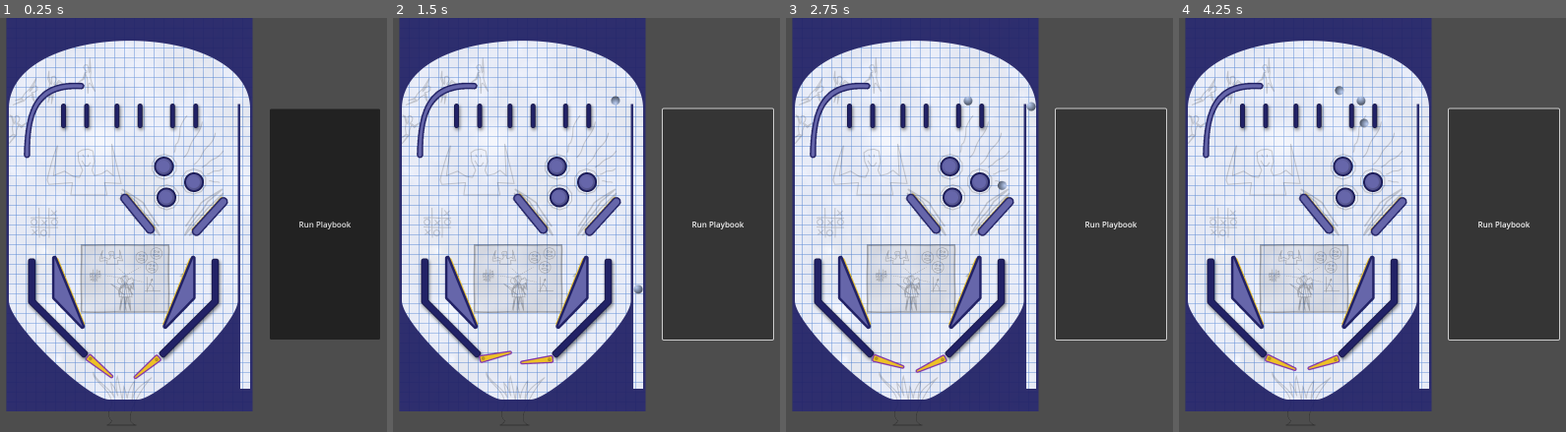
Above: before the commit, frames 1-4 (left to right).
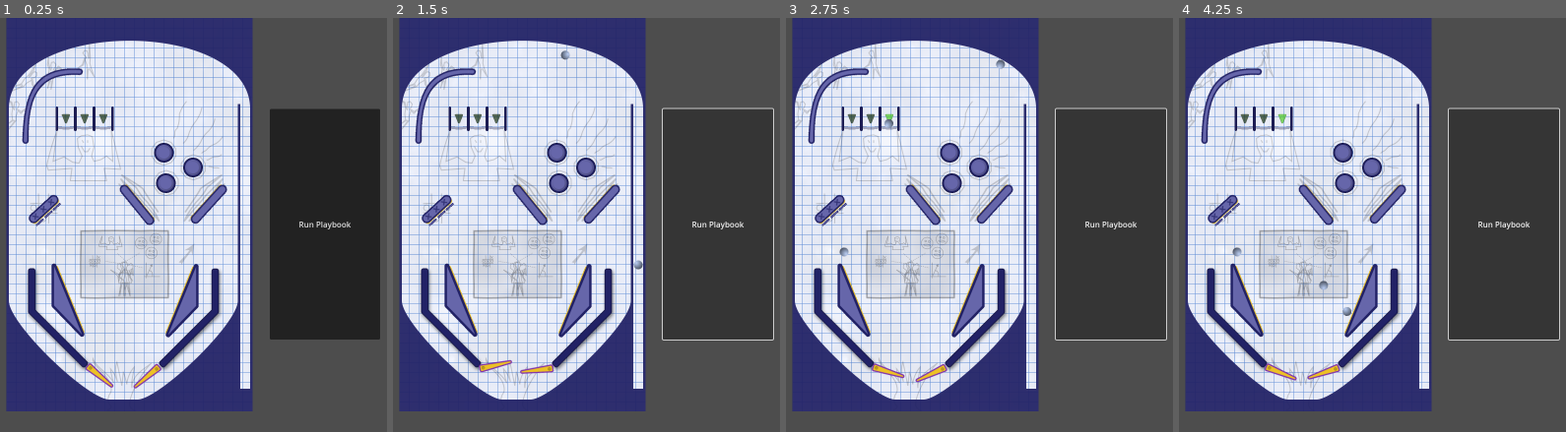
Above: after the commit, the same moments.

Repository: pincrediball/prototype-007
Game: Godot game, scene res://tutorial_machine.tscn
Same seed, same stepped clock (60 frames per second), same inputs: the game is played once before the commit and once after it.
Inputs:
- Up to frame 1 (0.25 s): no input
- Up to frame 2 (1.5 s): click "Run Playbook" at 0.5 s; click "Run Playbook" at 1.25 s
- Up to frame 3 (2.75 s): click "Run Playbook" at 2 s
- Up to frame 4 (4.25 s): no input

The runs differ from the first frame. In frame 1, 11% of the frame differs, in the area x 2-60%, y 6-99%; in frame 2, 11%; in frame 3, 11%; in frame 4, 11%.

Commit message:
Gates and DropTargets added

Diff:
--- /dev/null
+++ b/src/DropTargetsBank.tscn
@@ -0,0 +1,49 @@
+[gd_scene load_steps=5 format=3 uid="uid://cbtqaukcpqhws"]
+
+[ext_resource type="Texture2D" uid="uid://bilrjsuyk43ak" path="res://resources/DropTargetBumper.svg" id="1_tv332"]
+[ext_resource type="Texture2D" uid="uid://x3srnnt4sr05" path="res://resources/DropTarget.svg" id="2_00vr0"]
+
+[sub_resource type="RectangleShape2D" id="RectangleShape2D_fhxil"]
+size = Vector2(6, 23)
+
+[sub_resource type="CapsuleShape2D" id="CapsuleShape2D_gktvr"]
+height = 74.0
+
+[node name="DropTargetsBank" type="StaticBody2D"]
+
+[node name="Sprite2D" type="Sprite2D" parent="."]
+texture = ExtResource("1_tv332")
+
+[node name="Sprite2D2" type="Sprite2D" parent="."]
+position = Vector2(14, 24)
+texture = ExtResource("2_00vr0")
+
+[node name="Sprite2D3" type="Sprite2D" parent="."]
+position = Vector2(14, 0)
+texture = ExtResource("2_00vr0")
+
+[node name="Sprite2D4" type="Sprite2D" parent="."]
+position = Vector2(14, -23)
+texture = ExtResource("2_00vr0")
+
+[node name="Target1Area2D" type="Area2D" parent="."]
+
+[node name="CollisionShape2D" type="CollisionShape2D" parent="Target1Area2D"]
+position = Vector2(14, -23)
+shape = SubResource("RectangleShape2D_fhxil")
+
+[node name="Target1Area2D3" type="Area2D" parent="."]
+
+[node name="CollisionShape2D" type="CollisionShape2D" parent="Target1Area2D3"]
+position = Vector2(14, 23)
+shape = SubResource("RectangleShape2D_fhxil")
+
+[node name="Target1Area2D2" type="Area2D" parent="."]
+
+[node name="CollisionShape2D" type="CollisionShape2D" parent="Target1Area2D2"]
+position = Vector2(14, 0)
+shape = SubResource("RectangleShape2D_fhxil")
+
+[node name="CollisionShape2D" type="CollisionShape2D" parent="."]
+position = Vector2(-1, 0)
+shape = SubResource("CapsuleShape2D_gktvr")
--- /dev/null
+++ b/src/Gate.gd
@@ -0,0 +1,6 @@
+extends StaticBody2D
+
+
+func _on_area_2d_body_exited(body):
+	if body.is_in_group("isBall") && (body as RigidBody2D).linear_velocity.y > 0:
+		$Sprite2DLight.modulate = Color(1, 1, 1, 1)
--- /dev/null
+++ b/src/Gate.tscn
@@ -0,0 +1,37 @@
+[gd_scene load_steps=6 format=3 uid="uid://bd3v56y4614fq"]
+
+[ext_resource type="Script" path="res://Gate.gd" id="1_trd7i"]
+[ext_resource type="Texture2D" uid="uid://dsu0uffoqi64w" path="res://resources/GateWalls.svg" id="1_yvwdf"]
+[ext_resource type="Texture2D" uid="uid://cf2io0eghjhn5" path="res://resources/GateLight.svg" id="2_b7viu"]
+
+[sub_resource type="CapsuleShape2D" id="CapsuleShape2D_1smxd"]
+radius = 3.0
+height = 50.0
+
+[sub_resource type="RectangleShape2D" id="RectangleShape2D_dlxc8"]
+size = Vector2(32, 26)
+
+[node name="Gate" type="StaticBody2D"]
+script = ExtResource("1_trd7i")
+
+[node name="Sprite2D" type="Sprite2D" parent="."]
+texture = ExtResource("1_yvwdf")
+
+[node name="Sprite2DLight" type="Sprite2D" parent="."]
+modulate = Color(0.2, 0.2, 0.2, 1)
+texture = ExtResource("2_b7viu")
+
+[node name="CollisionShape2D" type="CollisionShape2D" parent="."]
+position = Vector2(-19, 0)
+shape = SubResource("CapsuleShape2D_1smxd")
+
+[node name="CollisionShape2D2" type="CollisionShape2D" parent="."]
+position = Vector2(19, 0)
+shape = SubResource("CapsuleShape2D_1smxd")
+
+[node name="Area2D" type="Area2D" parent="."]
+
+[node name="CollisionShape2D" type="CollisionShape2D" parent="Area2D"]
+shape = SubResource("RectangleShape2D_dlxc8")
+
+[connection signal="body_exited" from="Area2D" to="." method="_on_area_2d_body_exited"]
--- /dev/null
+++ b/src/resources/DropTarget.svg
@@ -0,0 +1,3 @@
+<svg width="4" height="20" viewBox="0 0 4 20" fill="none" xmlns="http://www.w3.org/2000/svg">
+<rect x="0.5" y="0.5" width="3" height="19" rx="0.5" fill="#6666AA" stroke="#222266"/>
+</svg>
--- /dev/null
+++ b/src/resources/DropTargetBumper.svg
@@ -0,0 +1,36 @@
+<svg width="21" height="75" viewBox="0 0 21 75" fill="none" xmlns="http://www.w3.org/2000/svg">
+<rect x="10" y="2" width="11" height="71" rx="5" fill="#EDC126"/>
+<rect x="1.5" y="1.5" width="17" height="72" rx="8.5" fill="#6666AA" stroke="#222266" stroke-width="3"/>
+<g opacity="0.75" filter="url(#filter0_i_57_1584)">
+<path d="M5 20.8427C9.07051 18.1161 11.2183 16.385 14.7491 12.8455" stroke="#222266" stroke-width="2"/>
+<path d="M5 20.8427C9.07051 18.1161 11.2183 16.385 14.7491 12.8455" stroke="#222266" stroke-width="2"/>
+<path d="M5 20.8427C9.07051 18.1161 11.2183 16.385 14.7491 12.8455" stroke="#222266" stroke-width="2"/>
+<path d="M5.85364 12C8.86481 16.1628 10.7047 18.3112 14.3253 21.7291" stroke="#222266" stroke-width="2"/>
+<path d="M5.85364 12C8.86481 16.1628 10.7047 18.3112 14.3253 21.7291" stroke="#222266" stroke-width="2"/>
+<path d="M5.85364 12C8.86481 16.1628 10.7047 18.3112 14.3253 21.7291" stroke="#222266" stroke-width="2"/>
+<path d="M5 41.8427C9.07051 39.1161 11.2183 37.385 14.7491 33.8455" stroke="#222266" stroke-width="2"/>
+<path d="M5 41.8427C9.07051 39.1161 11.2183 37.385 14.7491 33.8455" stroke="#222266" stroke-width="2"/>
+<path d="M5 41.8427C9.07051 39.1161 11.2183 37.385 14.7491 33.8455" stroke="#222266" stroke-width="2"/>
+<path d="M5.85364 33C8.86481 37.1628 10.7047 39.3112 14.3253 42.7291" stroke="#222266" stroke-width="2"/>
+<path d="M5.85364 33C8.86481 37.1628 10.7047 39.3112 14.3253 42.7291" stroke="#222266" stroke-width="2"/>
+<path d="M5.85364 33C8.86481 37.1628 10.7047 39.3112 14.3253 42.7291" stroke="#222266" stroke-width="2"/>
+<path d="M5 63.8427C9.07051 61.1161 11.2183 59.385 14.7491 55.8455" stroke="#222266" stroke-width="2"/>
+<path d="M5 63.8427C9.07051 61.1161 11.2183 59.385 14.7491 55.8455" stroke="#222266" stroke-width="2"/>
+<path d="M5 63.8427C9.07051 61.1161 11.2183 59.385 14.7491 55.8455" stroke="#222266" stroke-width="2"/>
+<path d="M5.85364 55C8.86481 59.1628 10.7047 61.3112 14.3253 64.7291" stroke="#222266" stroke-width="2"/>
+<path d="M5.85364 55C8.86481 59.1628 10.7047 61.3112 14.3253 64.7291" stroke="#222266" stroke-width="2"/>
+<path d="M5.85364 55C8.86481 59.1628 10.7047 61.3112 14.3253 64.7291" stroke="#222266" stroke-width="2"/>
+</g>
+<defs>
+<filter id="filter0_i_57_1584" x="4.54871" y="11.3185" width="10.8044" height="58.2345" filterUnits="userSpaceOnUse" color-interpolation-filters="sRGB">
+<feFlood flood-opacity="0" result="BackgroundImageFix"/>
+<feBlend mode="normal" in="SourceGraphic" in2="BackgroundImageFix" result="shape"/>
+<feColorMatrix in="SourceAlpha" type="matrix" values="0 0 0 0 0 0 0 0 0 0 0 0 0 0 0 0 0 0 127 0" result="hardAlpha"/>
+<feOffset dy="4"/>
+<feGaussianBlur stdDeviation="2"/>
+<feComposite in2="hardAlpha" operator="arithmetic" k2="-1" k3="1"/>
+<feColorMatrix type="matrix" values="0 0 0 0 0 0 0 0 0 0 0 0 0 0 0 0 0 0 0.25 0"/>
+<feBlend mode="normal" in2="shape" result="effect1_innerShadow_57_1584"/>
+</filter>
+</defs>
+</svg>
--- /dev/null
+++ b/src/resources/GateLight.svg
@@ -0,0 +1,4 @@
+<svg width="17" height="20" viewBox="0 0 17 20" fill="none" xmlns="http://www.w3.org/2000/svg">
+<path d="M10.3543 18.4118C9.6804 20.0793 7.31961 20.0793 6.64571 18.4118L0.517891 3.24941C-0.0134275 1.93473 0.954202 0.500002 2.37218 0.500001L14.6278 0.5C16.0458 0.5 17.0134 1.93473 16.4821 3.2494L10.3543 18.4118Z" fill="#42BE17" fill-opacity="0.7"/>
+<path d="M7.10928 18.2245L0.981465 3.06206C0.582975 2.07605 1.3087 1 2.37218 1L14.6278 1C15.6913 1 16.417 2.07605 16.0185 3.06205L9.89072 18.2245C9.3853 19.4751 7.6147 19.4751 7.10928 18.2245Z" stroke="black" stroke-opacity="0.25"/>
+</svg>
--- /dev/null
+++ b/src/resources/GateWalls.svg
@@ -0,0 +1,10 @@
+<svg width="42" height="50" viewBox="0 0 42 50" fill="none" xmlns="http://www.w3.org/2000/svg">
+<rect width="5" height="50" rx="2.5" fill="#222266"/>
+<rect x="1" y="1" width="3" height="48" rx="1.5" stroke="black" stroke-opacity="0.25" stroke-width="2"/>
+<path d="M37 2.5C37 1.11929 38.1193 0 39.5 0C40.8807 0 42 1.11929 42 2.5V47.5C42 48.8807 40.8807 50 39.5 50C38.1193 50 37 48.8807 37 47.5V2.5Z" fill="#222266"/>
+<path d="M38 2.5C38 1.67157 38.6716 1 39.5 1C40.3284 1 41 1.67157 41 2.5V47.5C41 48.3284 40.3284 49 39.5 49C38.6716 49 38 48.3284 38 47.5V2.5Z" stroke="black" stroke-opacity="0.25" stroke-width="2"/>
+<g opacity="0.25">
+<path d="M38 40L38 45.2372C24.7222 47.5528 17.2778 47.6221 4 45.2372L4 40C17.1394 42.5339 24.572 42.7502 38 40Z" fill="#222266"/>
+<path d="M4.5 44.8186L4.5 40.6048C17.1354 43.0049 24.5772 43.2071 37.5 40.6116L37.5 44.8165C24.6722 47.0283 17.3232 47.0931 4.5 44.8186Z" stroke="black" stroke-opacity="0.25"/>
+</g>
+</svg>
--- a/src/tutorial_machine.gd
+++ b/src/tutorial_machine.gd
@@ -10,7 +10,7 @@
 	get_tree().create_timer(0.35).timeout.connect(startFlipperRight)
 	var ball: RigidBody2D = ballScene.instantiate()
 	ball.position = Vector2(ballStartX, ballStartY)
-	ball.linear_velocity = Vector2(0, -1200)
+	ball.linear_velocity = Vector2(0, -1500)
 	add_child(ball)
 
 func startFlipperLeft():
--- a/src/tutorial_machine.tscn
+++ b/src/tutorial_machine.tscn
@@ -5,17 +5,14 @@
 [ext_resource type="Texture2D" uid="uid://dd2k4pqg7xf4m" path="res://resources/blue-clouds.png" id="2_wu422"]
 [ext_resource type="Texture2D" uid="uid://6oy776i4w327" path="res://resources/tutorial-basic-box.png" id="3_odv6v"]
 [ext_resource type="Texture2D" uid="uid://cqa2o4njjmrcf" path="res://resources/Art.png" id="4_fq8qd"]
-[ext_resource type="Texture2D" uid="uid://dgynfem57lmja" path="res://resources/gate-mini.png" id="5_am1hb"]
+[ext_resource type="PackedScene" uid="uid://cbtqaukcpqhws" path="res://DropTargetsBank.tscn" id="5_biyfk"]
 [ext_resource type="Texture2D" uid="uid://dfashe5beym08" path="res://resources/flipper-guides.png" id="5_imbg8"]
 [ext_resource type="PackedScene" uid="uid://dbp2umeji431d" path="res://WallCorner.tscn" id="5_qlef3"]
+[ext_resource type="PackedScene" uid="uid://bd3v56y4614fq" path="res://Gate.tscn" id="6_2akvx"]
 [ext_resource type="PackedScene" uid="uid://dn6i5vporibtx" path="res://BumperPill.tscn" id="6_igtkp"]
 [ext_resource type="PackedScene" uid="uid://bxypil3nms1ja" path="res://BumperTriangle.tscn" id="6_kdmv7"]
 [ext_resource type="PackedScene" uid="uid://cjt65ebgf8vxg" path="res://flipper.tscn" id="8_718cf"]
 [ext_resource type="PackedScene" uid="uid://cgke5qt1db315" path="res://BumperCircular.tscn" id="9_kd80a"]
-
-[sub_resource type="CapsuleShape2D" id="CapsuleShape2D_b6hqb"]
-radius = 5.0
-height = 50.0
 
 [sub_resource type="RectangleShape2D" id="RectangleShape2D_14pf7"]
 size = Vector2(106, 7)
@@ -57,82 +54,61 @@
 metadata/_edit_use_anchors_ = true
 
 [node name="Hero-art" type="Sprite2D" parent="BackgroundGroup"]
-position = Vector2(251, 429)
+position = Vector2(250, 400)
 texture = ExtResource("4_fq8qd")
 
 [node name="Components" type="StaticBody2D" parent="."]
 
+[node name="DropTargetsBank" parent="Components" instance=ExtResource("5_biyfk")]
+position = Vector2(613, 389)
+rotation = 0.825376
+
+[node name="Gates" type="CanvasGroup" parent="Components"]
+
+[node name="Gate" parent="Components/Gates" instance=ExtResource("6_2akvx")]
+position = Vector2(658, 205)
+
+[node name="Gate2" parent="Components/Gates" instance=ExtResource("6_2akvx")]
+position = Vector2(696, 205)
+
+[node name="Gate3" parent="Components/Gates" instance=ExtResource("6_2akvx")]
+position = Vector2(734, 205)
+
 [node name="WallCorners" type="CanvasGroup" parent="Components"]
 
 [node name="WallCorner" parent="Components/WallCorners" instance=ExtResource("5_qlef3")]
-position = Vector2(625, 199)
+position = Vector2(622, 170)
 rotation = 0.82269
 
 [node name="BumperTriangles" type="CanvasGroup" parent="Components"]
 
 [node name="BumperTriangle1" parent="Components/BumperTriangles" instance=ExtResource("6_kdmv7")]
-position = Vector2(663, 558)
+position = Vector2(662, 574)
 
 [node name="BumperTriangle2" parent="Components/BumperTriangles" instance=ExtResource("6_kdmv7")]
-position = Vector2(888, 558)
+position = Vector2(894, 575)
 scale = Vector2(-1, 1)
 
 [node name="BumperCirculars" type="CanvasGroup" parent="Components"]
 
 [node name="BumperCircular1" parent="Components/BumperCirculars" instance=ExtResource("9_kd80a")]
-position = Vector2(857, 302)
+position = Vector2(857, 274)
 
 [node name="BumperCircular2" parent="Components/BumperCirculars" instance=ExtResource("9_kd80a")]
-position = Vector2(918, 334)
+position = Vector2(916, 304)
 
 [node name="BumperCircular3" parent="Components/BumperCirculars" instance=ExtResource("9_kd80a")]
-position = Vector2(862, 365)
+position = Vector2(861, 336)
 
 [node name="BumperPills" type="CanvasGroup" parent="Components"]
 
 [node name="BumperPill" parent="Components/BumperPills" instance=ExtResource("6_igtkp")]
-position = Vector2(804, 398)
+position = Vector2(803, 380)
 rotation = -0.683071
 
 [node name="BumperPill2" parent="Components/BumperPills" instance=ExtResource("6_igtkp")]
-position = Vector2(950, 403)
+position = Vector2(948, 378)
 rotation = -2.40531
-
-[node name="Sprite2D" type="Sprite2D" parent="Components"]
-position = Vector2(678.5, 203)
-texture = ExtResource("5_am1hb")
-
-[node name="CollisionShape2D" type="CollisionShape2D" parent="Components"]
-position = Vector2(653.5, 199)
-shape = SubResource("CapsuleShape2D_b6hqb")
-
-[node name="CollisionShape2D2" type="CollisionShape2D" parent="Components"]
-position = Vector2(700.5, 199)
-shape = SubResource("CapsuleShape2D_b6hqb")
-
-[node name="Sprite2D2" type="Sprite2D" parent="Components"]
-position = Vector2(787, 203)
-texture = ExtResource("5_am1hb")
-
-[node name="CollisionShape2D3" type="CollisionShape2D" parent="Components"]
-position = Vector2(762, 199)
-shape = SubResource("CapsuleShape2D_b6hqb")
-
-[node name="CollisionShape2D4" type="CollisionShape2D" parent="Components"]
-position = Vector2(809, 199)
-shape = SubResource("CapsuleShape2D_b6hqb")
-
-[node name="Sprite2D3" type="Sprite2D" parent="Components"]
-position = Vector2(900, 203)
-texture = ExtResource("5_am1hb")
-
-[node name="CollisionShape2D5" type="CollisionShape2D" parent="Components"]
-position = Vector2(875, 199)
-shape = SubResource("CapsuleShape2D_b6hqb")
-
-[node name="CollisionShape2D6" type="CollisionShape2D" parent="Components"]
-position = Vector2(922, 199)
-shape = SubResource("CapsuleShape2D_b6hqb")
 
 [node name="Bounds" type="StaticBody2D" parent="."]
 z_index = 100
@@ -152,27 +128,25 @@
 [node name="FlipperGuides" type="StaticBody2D" parent="."]
 
 [node name="Flipper-guides" type="Sprite2D" parent="FlipperGuides"]
-position = Vector2(777, 594)
+position = Vector2(777, 614)
 texture = ExtResource("5_imbg8")
 
 [node name="CollisionPolygon2D" type="CollisionPolygon2D" parent="FlipperGuides"]
-visible = false
-position = Vector2(-0.700012, -3.70001)
+position = Vector2(-0.700012, 16.3)
 polygon = PackedVector2Array(596, 497, 596, 577, 702, 684, 702, 689, 697, 694, 691, 694, 581, 583, 581, 497, 584, 493, 593, 493)
 
 [node name="CollisionPolygon2D2" type="CollisionPolygon2D" parent="FlipperGuides"]
-visible = false
-position = Vector2(-0.700012, -3.70001)
+position = Vector2(-0.700012, 16.3)
 polygon = PackedVector2Array(848, 683, 847, 688, 854, 694, 859, 694, 969, 583, 968, 497, 965, 494, 957, 494, 954, 497, 954, 578)
 
 [node name="FlipperLeft" parent="." instance=ExtResource("8_718cf")]
-position = Vector2(707, 693)
+position = Vector2(707, 712)
 rotation = 0.698132
 max_angle = -45
 up_time = 0.043
 
 [node name="FlipperRight" parent="." instance=ExtResource("8_718cf")]
-position = Vector2(842, 694)
+position = Vector2(842, 713)
 rotation = 2.44346
 
 [node name="Drainage" type="Area2D" parent="."]
Not shown, added: src/resources/DropTarget.svg.import
Not shown, added: src/resources/DropTargetBumper.svg.import
Not shown, added: src/resources/GateLight.svg.import
Not shown, added: src/resources/GateWalls.svg.import
